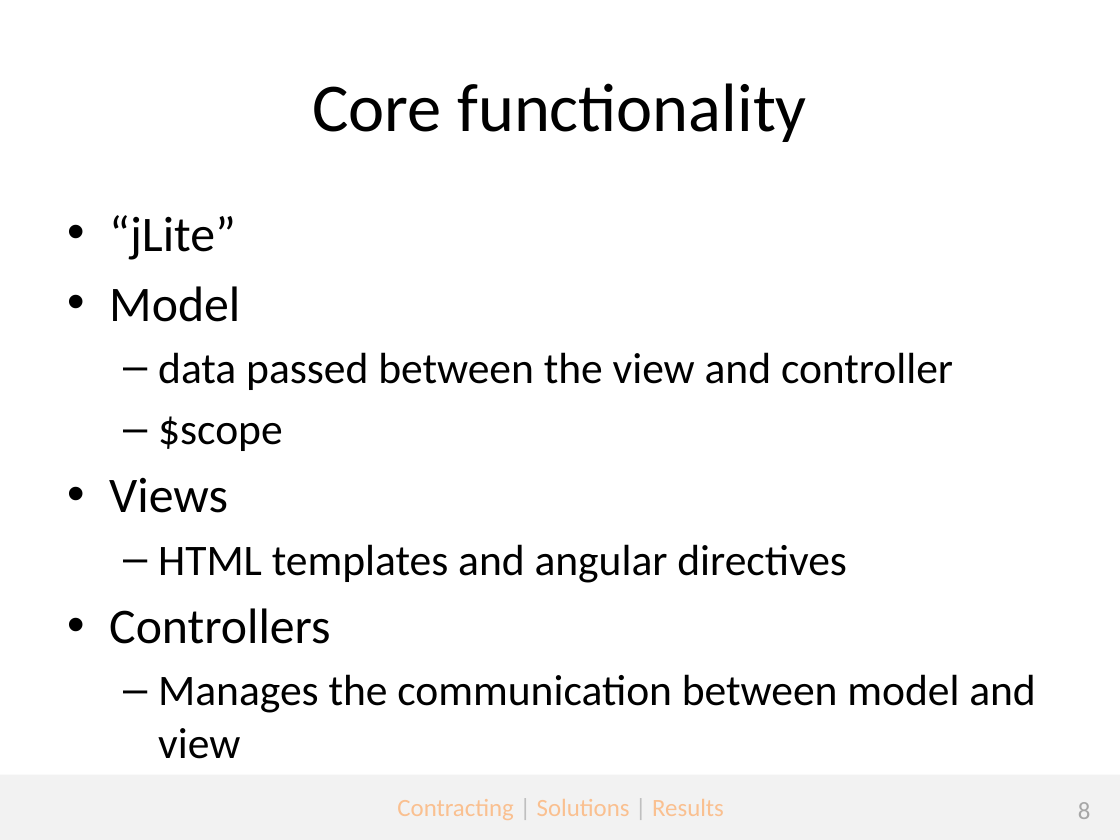
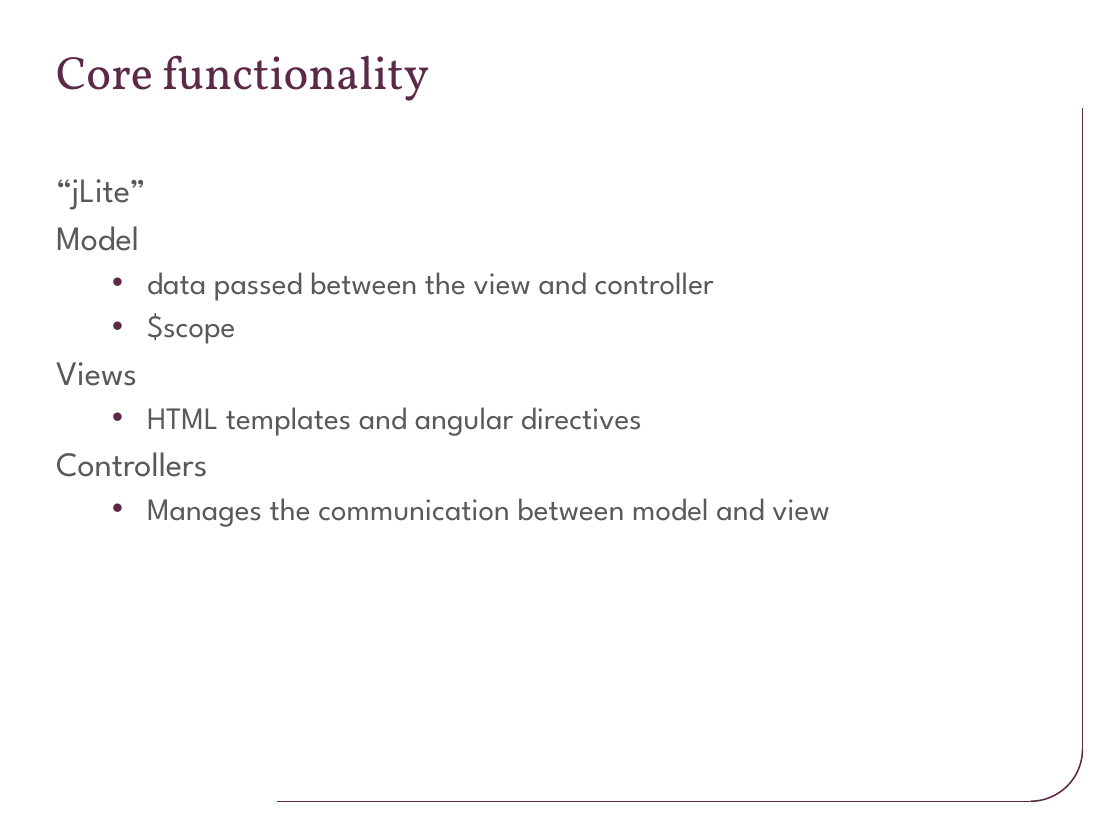
Before and after one commit to jmeckley/angularjs-presentation, a slide deck: slide 8 of Topic 1 - Introduction to mobile development using Angularjs.pptx. Drawn at 1120x840 pixels with LibreOffice and Linux fonts; fonts in the diff are those of the drawing; background and template pictures are left out. Boxes give left, top, right and bottom in pixels: in the first picture for what was removed or moved away, otherwise in the second. Text is boxed around its words. In the diff, an @@ line names an element or a change of style, - is before the commit and + after.

```diff
--- a/Topic 1 - Introduction to mobile development using Angularjs.pptx
+++ b/Topic 1 - Introduction to mobile development using Angularjs.pptx
@@ title "Core functionality": place and size @@
-title "Core functionality" at bbox=[312, 83, 807, 142]
+title "Core functionality" at bbox=[56, 55, 429, 101]
@@ title "Core functionality" at bbox=[56, 55, 429, 101]: size 44 to 30 pt, font Calibri to Vollkorn, text colour #000000 to #5C2946; alignment centre to left @@
@@ line added from (1082, 749) to (1082, 109), #5C2946 1 pt @@
@@ text "“jLite”": place and size @@
-text "“jLite”" at bbox=[109, 215, 1036, 759]
+text "“jLite”" at bbox=[56, 179, 829, 527]
@@ text "“jLite”" at bbox=[56, 179, 829, 527]: size 32 to 22 pt in "“jLite”", "Model", "Views", "Controllers"; font Calibri to League Spartan, text colour #000000 to #595959; size 28 to 20 pt in "data passed between the view and controller", "$scope", "HTML templates and angular directives", "Manages the communication between model and view"; bullet • to none; less space between paragraphs; bullet – to • @@
@@ arc (boxed as its full ellipse) added at bbox=[979, 697, 1083, 801], outline #5C2946 1 pt @@
@@ rectangle removed at bbox=[0, 775, 1120, 840] @@
@@ line added from (1030, 801) to (277, 801), #5C2946 1 pt @@
@@ text removed at bbox=[397, 799, 724, 820] @@
-Contracting | Solutions | Results
@@ page number removed at bbox=[1078, 802, 1091, 819] @@
-8
```
Also in this commit, not shown: 12 other slides changed, 10 other files.
